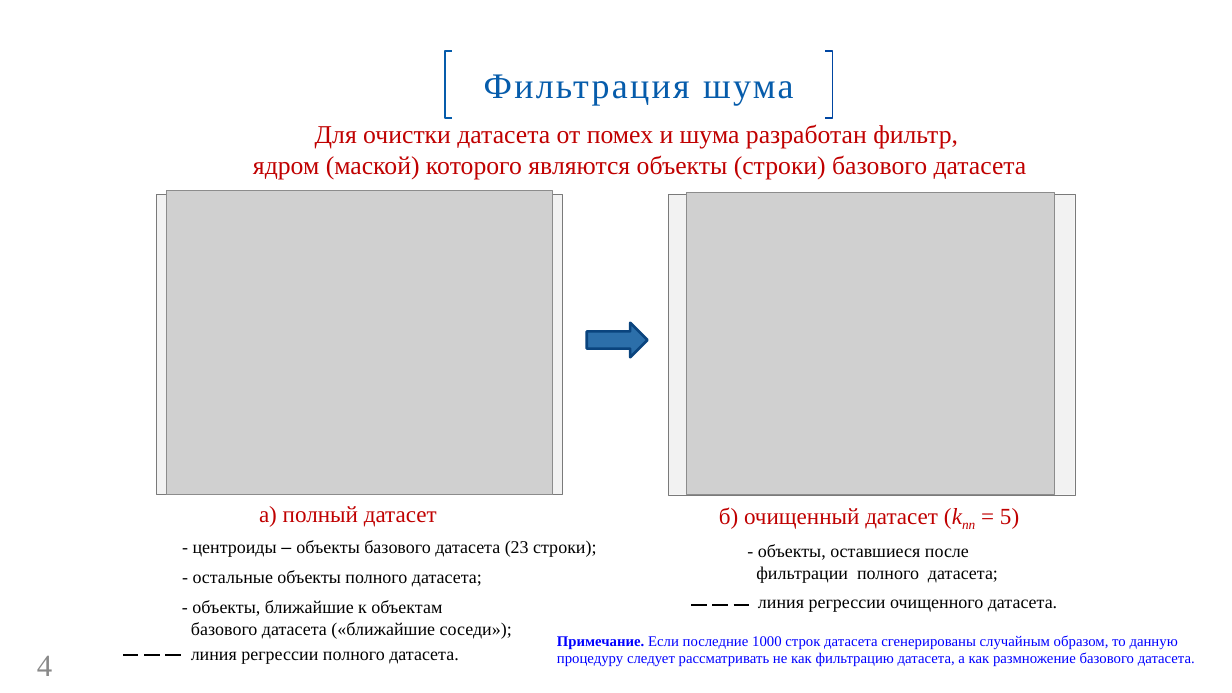
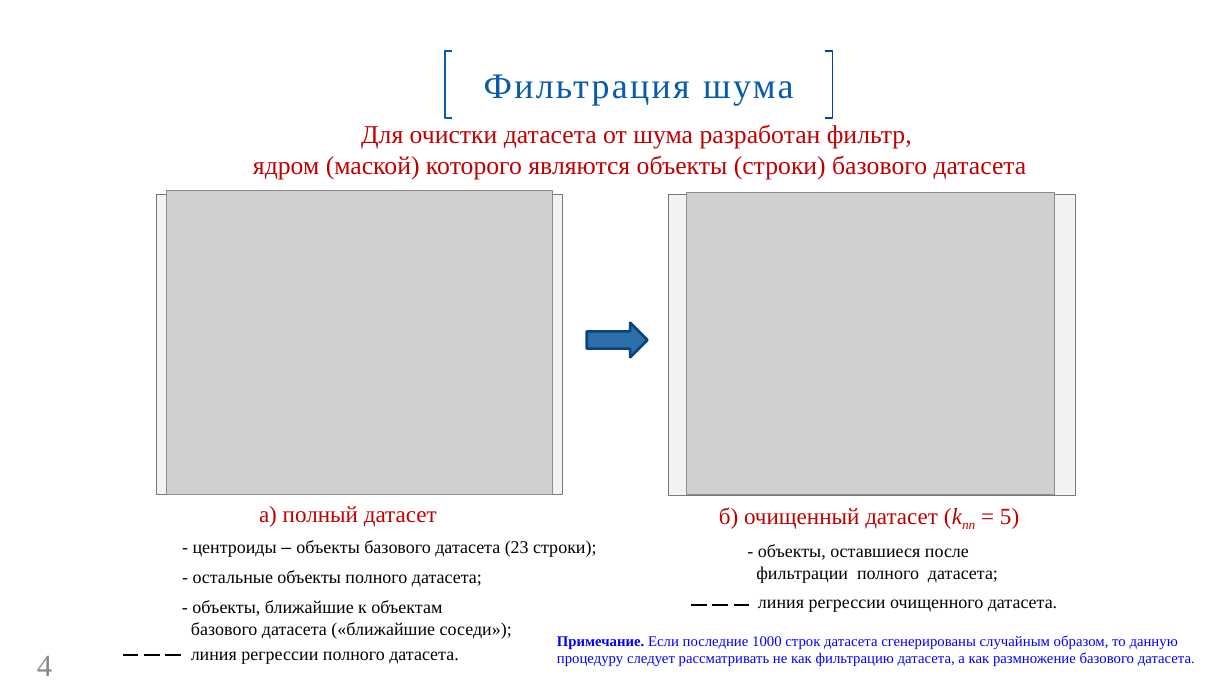
Before and after one commit to GorshkovAndrey/BMSTU, a slide deck: slide 4 of Для защиты ВКР/Презентация ВКР. Горшков А. В..pptx. Drawn at 1232x693 pixels with LibreOffice and Linux fonts; fonts in the diff are those of the drawing; grey boxes stand for pictures; background and template pictures are left out. Boxes give left, top, right and bottom in pixels: in the first picture for what was removed or moved away, otherwise in the second. Text is boxed around its words. In the diff, an @@ line names an element or a change of style, - is before the commit and + after.

```diff
--- a/Для защиты ВКР/Презентация ВКР. Горшков А. В..pptx
+++ b/Для защиты ВКР/Презентация ВКР. Горшков А. В..pptx
@@ text at (x1=361, y1=124, x2=912, y2=149): text changed @@
-Для очистки датасета от помех и шума разработан фильтр,
+Для очистки датасета от шума разработан фильтр,
```
Also in this commit, not shown: 4 other slides changed, 2 other files.
